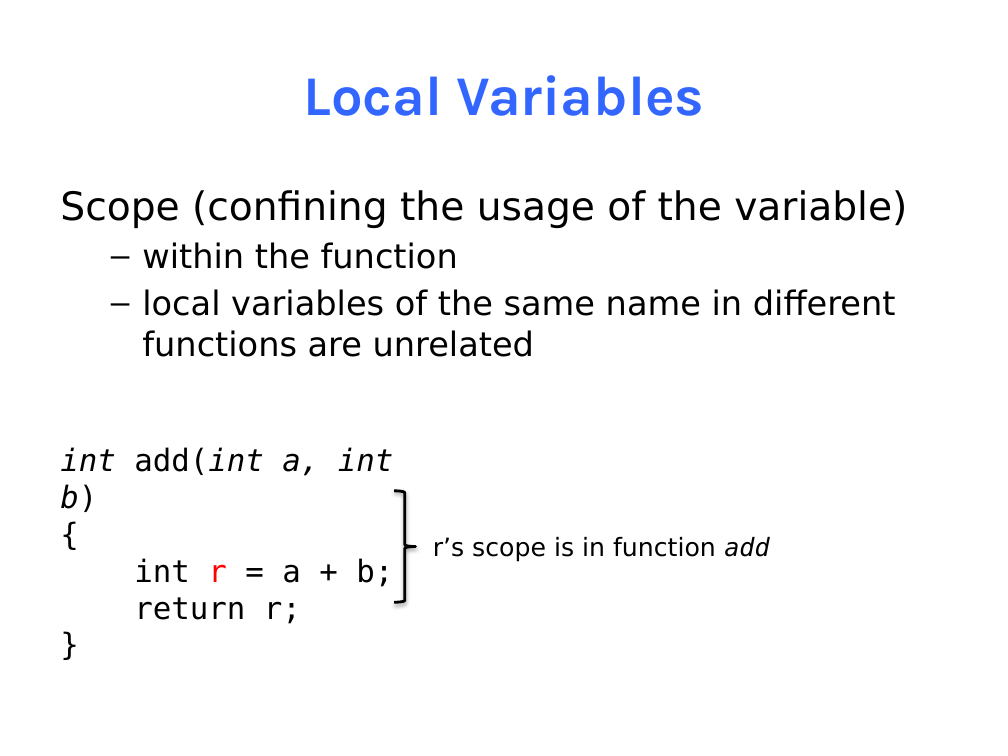
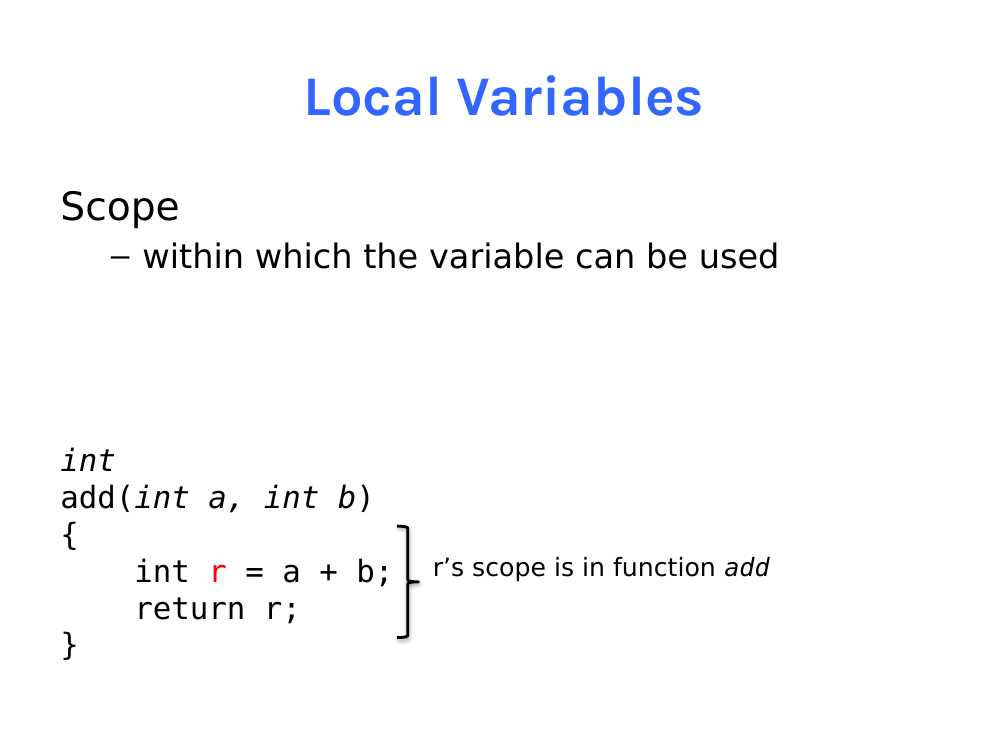
Before and after one commit to NYU-CSO/nyu-cso.github.io, a slide deck: slide 8 of notes/05-pointer_array.pptx (slide 6 before the commit). Drawn at 1008x756 pixels with LibreOffice and Linux fonts; fonts in the diff are those of the drawing. Boxes give left, top, right and bottom in pixels: in the first picture for what was removed or moved away, otherwise in the second. Text is boxed around its words. In the diff, an @@ line names an element or a change of style, - is before the commit and + after.

```diff
--- a/notes/05-pointer_array.pptx
+++ b/notes/05-pointer_array.pptx
@@ text at [60,191,780,269]: text changed @@
-Scope (confining the usage of the variable)
-  – within the function
-  – local variables of the same name in different functions are unrelated
+Scope
+  – within which the variable can be used
@@ text at [60,447,375,513]: text changed @@
-int add(int a, int b)
+int
+add(int a, int b)
@@ right brace: place and size @@
-right brace at [394,491,415,603]
+right brace at [397,526,418,638]
@@ text "r’s scope is in function ...": place and size @@
-text "r’s scope is in function ..." at [433,537,770,562]
+text "r’s scope is in function ..." at [433,557,770,582]
```
Also in this commit, not shown: 10 other slides changed, 106 slides added, 2 slides removed, 4 other files.
